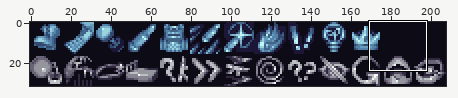
One commit to this sprite sheet: Assets/02.Sprites/UISprites/icon_sheet.png. The first picture is a wide view before the edit; the outline marks the close-up.
Close-up. Before the commit:
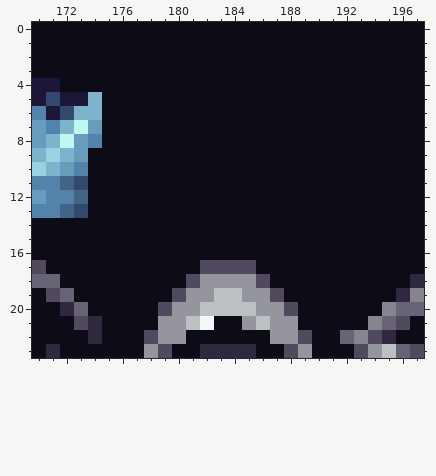
The file is 208x32 pixels. Shown: x 170..197, y 0..23.
Now the later version:
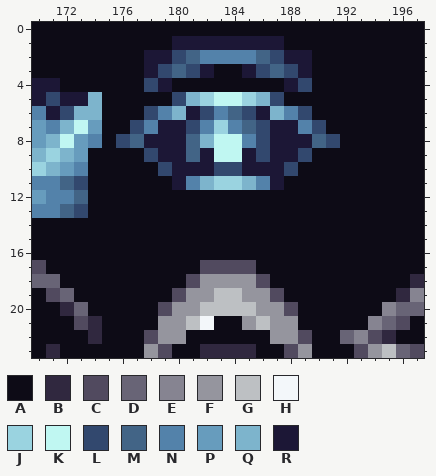
Palette (. is transparent): A #0d0b16  B #30283f  C #514a5f  D #686476  E #868491  F #95959e  G #bdc0c3  H #f3f7fa  J #9ad3e0  K #c0f7f2  L #32486e  M #426486  N #5382aa  P #679cbd  Q #7db4cc  R #1c1736
Edits made:
Changed rows in their new state; - is an unchanged pixel.
first column x 176:
 1 ----RRRRRRRR----
 2 --RRLMNNNNMLRR--
 3 --RLMLR--RLMLR--
 4 --LR--------RL--
 5 ----LQJKKJQL----
 6 --LNQRLNMLRQNL--
 7 -LNRRLNJNMLRRNL-
 8 LMRRRMQKKNLRRRML
 9 --LRRMRKKRLRRL--
10 ---LRRRLLRRRL---
11 ----RNQJJQNR----
Where, in picture pixels (left, top, right, bottom), the same in both close-ups:
changed: (116, 36, 340, 190)
